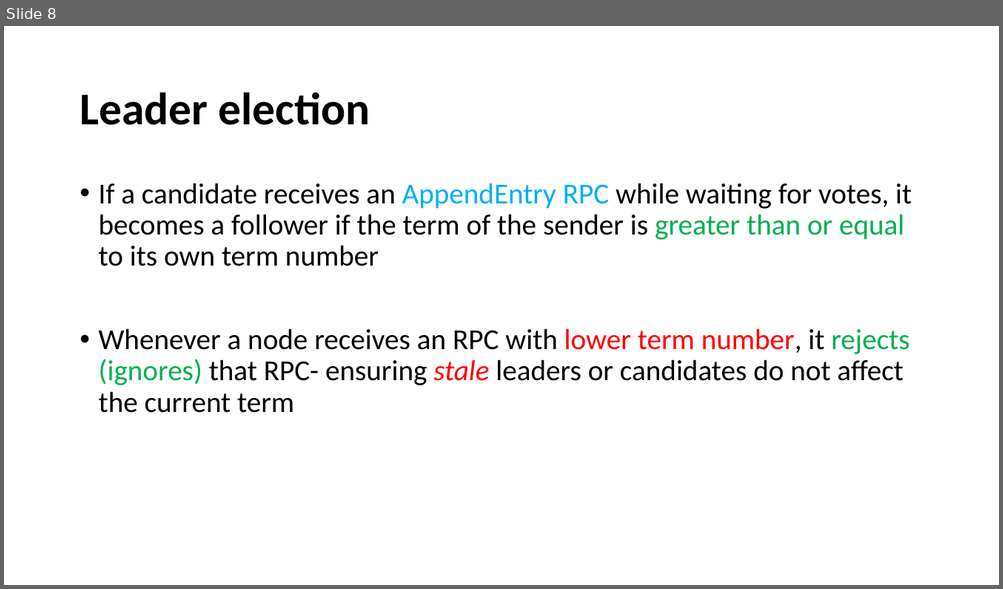
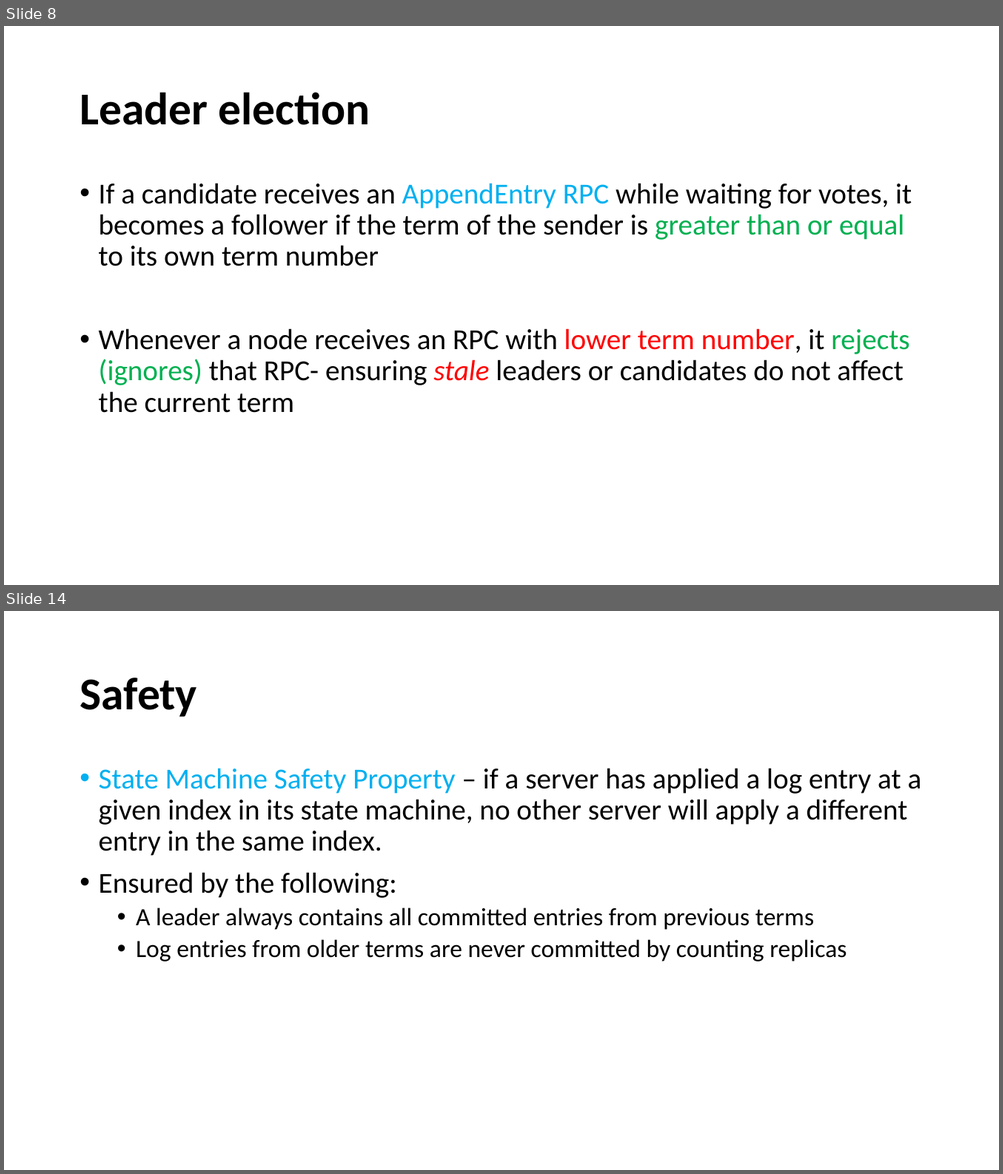
Before and after one commit to paulsaswata/public, a slide deck: The Raft Consensus Algorithm.pptx. Shown one above the other, each under a label of ours: slide 8 before the commit, slides 8 and 14 after it; the slides between them are not shown. The pictures are 1003x589 and 1003x1174 pixels, drawn with LibreOffice and Linux fonts; fonts in the diff are those of the drawing. Boxes give left, top, right and bottom in pixels: in the first picture for what was removed or moved away, otherwise in the second. Text is boxed around its words. In the diff, an @@ line names an element or a change of style, - is before the commit and + after.

```diff
--- a/The Raft Consensus Algorithm.pptx
+++ b/The Raft Consensus Algorithm.pptx
@@ slide 14 added at (x1=4, y1=611, x2=999, y2=1170), background #FFFFFF @@
@@ title added at (x1=79, y1=678, x2=197, y2=717), 44 pt, text #000000, bold @@
+Safety
@@ text added at (x1=99, y1=768, x2=922, y2=962), 28 pt, text #000000 @@
+• State Machine Safety Property – if a server has applied a log entry at a given index in its state machine, no other server will apply a different entry in the same index.
+• Ensured by the following:
+  • A leader always contains all committed entries from previous terms
+  • Log entries from older terms are never committed by counting replicas
```
Also in this commit, not shown: 5 slides changed, 3 other slides added, 1 slide removed.
